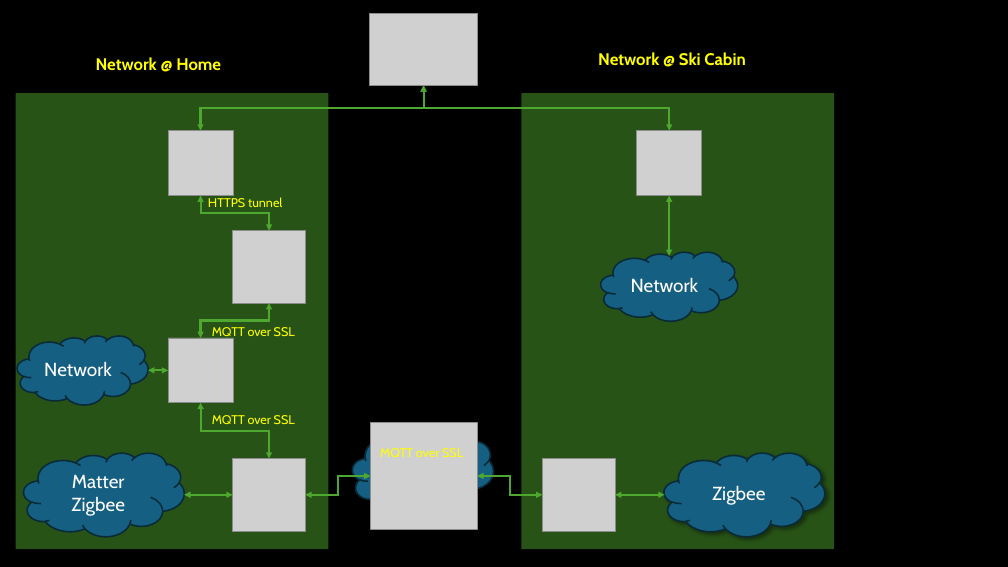
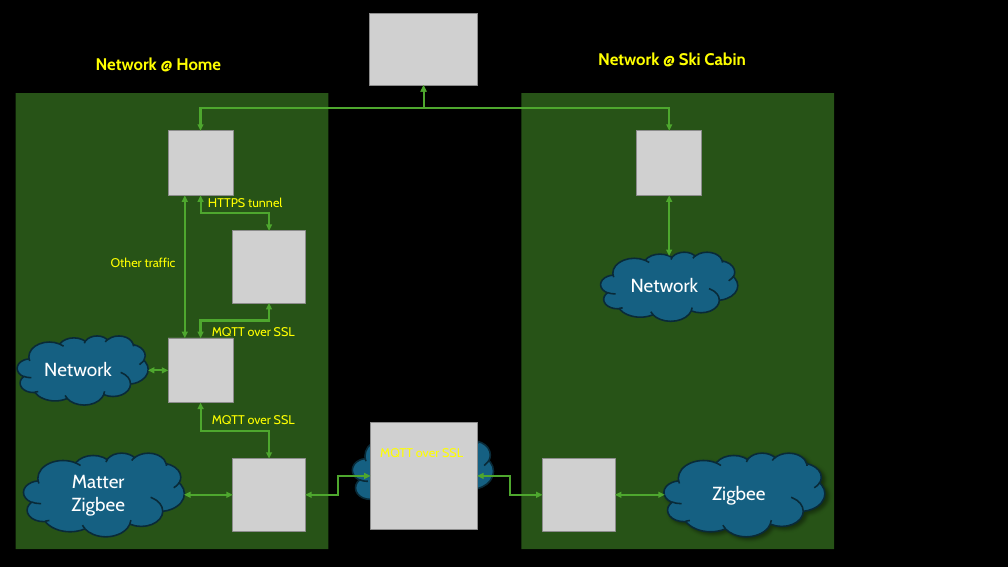
Before and after one commit to AceMoneus/My-Home-Assistant-config-files, a slide deck: slide 1 of MoneusNet.pptx. Drawn at 1008x567 pixels with LibreOffice and Linux fonts; fonts in the diff are those of the drawing; grey boxes stand for pictures. Boxes give left, top, right and bottom in pixels: in the first picture for what was removed or moved away, otherwise in the second. Text is boxed around its words. In the diff, an @@ line names an element or a change of style, - is before the commit and + after.

```diff
--- a/MoneusNet.pptx
+++ b/MoneusNet.pptx
@@ double arrow added from (185, 196) to (185, 338), #4EA72E 2 pt @@
@@ text added at (x1=111, y1=257, x2=176, y2=267), 12 pt, text #FFFF00 @@
+Other traffic
```
Also in this commit, not shown: 1 other file.
